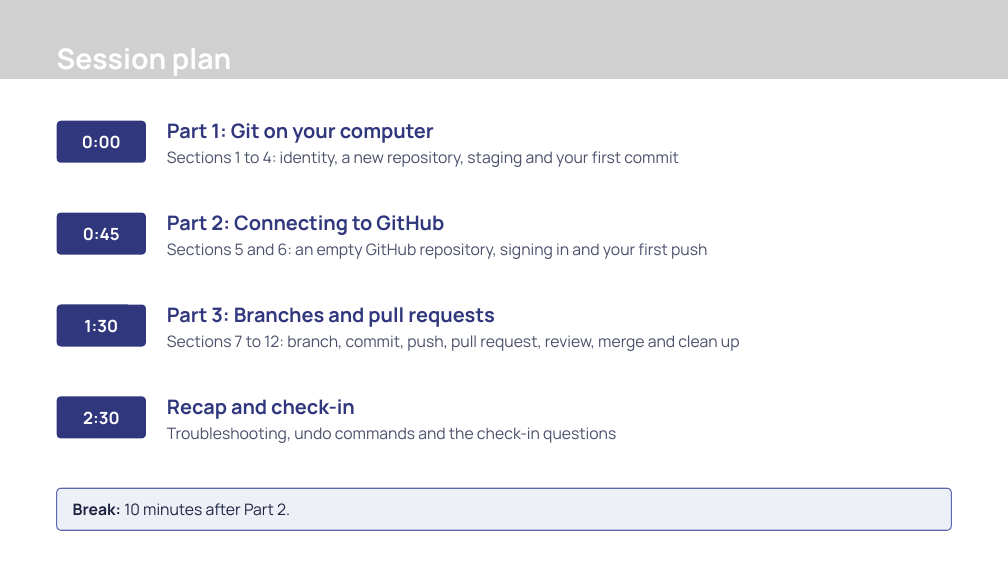
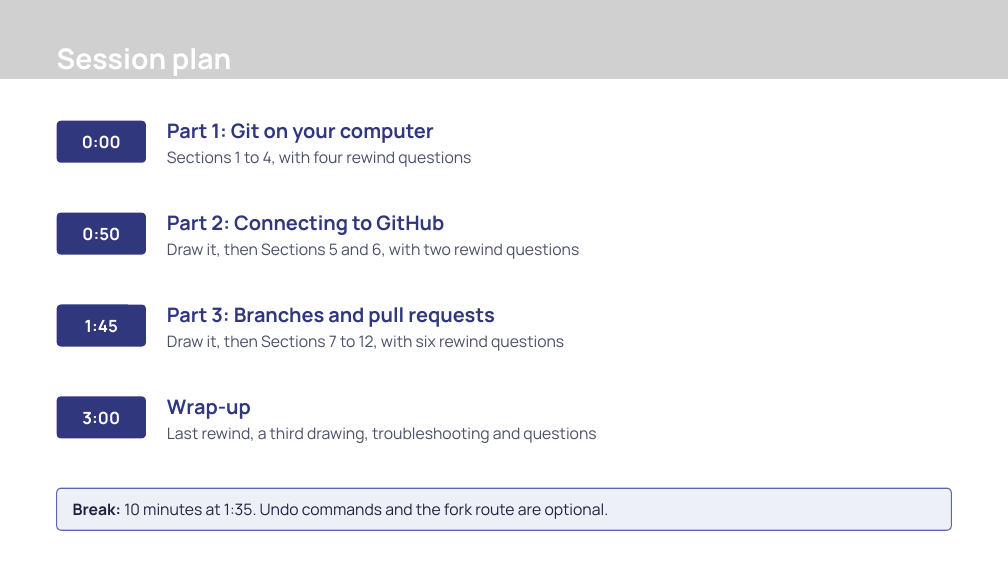
Before and after one commit to Revolution-Data-Platforms/Introduction-to-Git-Workshop, a slide deck: slide 2 of presentation/introduction-to-git-workshop.pptx. Drawn at 1008x567 pixels with LibreOffice and Linux fonts; fonts in the diff are those of the drawing; grey boxes stand for pictures; background and template pictures are left out. Boxes give left, top, right and bottom in pixels: in the first picture for what was removed or moved away, otherwise in the second. Text is boxed around its words. In the diff, an @@ line names an element or a change of style, - is before the commit and + after.

```diff
--- a/presentation/introduction-to-git-workshop.pptx
+++ b/presentation/introduction-to-git-workshop.pptx
@@ text at (167, 151, 471, 167): text changed @@
-Sections 1 to 4: identity, a new repository, staging and your first commit
+Sections 1 to 4, with four rewind questions
@@ text in rounded rectangle at (82, 227, 120, 241): text changed @@
-0:45
+0:50
@@ text at (167, 243, 579, 259): text changed @@
-Sections 5 and 6: an empty GitHub repository, signing in and your first push
+Draw it, then Sections 5 and 6, with two rewind questions
@@ text in rounded rectangle at (85, 320, 118, 333): text changed @@
-1:30
+1:45
@@ text at (167, 335, 564, 351): text changed @@
-Sections 7 to 12: branch, commit, push, pull request, review, merge and clean up
+Draw it, then Sections 7 to 12, with six rewind questions
@@ text in rounded rectangle at (82, 411, 120, 425): text changed @@
-2:30
+3:00
@@ text at (167, 399, 251, 419): text changed @@
-Recap and check-in
+Wrap-up
@@ text at (167, 427, 596, 443): text changed @@
-Troubleshooting, undo commands and the check-in questions
+Last rewind, a third drawing, troubleshooting and questions
@@ text in rounded rectangle at (73, 503, 609, 519): text changed @@
-Break: 10 minutes after Part 2.
+Break: 10 minutes at 1:35. Undo commands and the fork route are optional.
```
Also in this commit, not shown: 2 other slides changed, 20 slides added, 5 other files.
